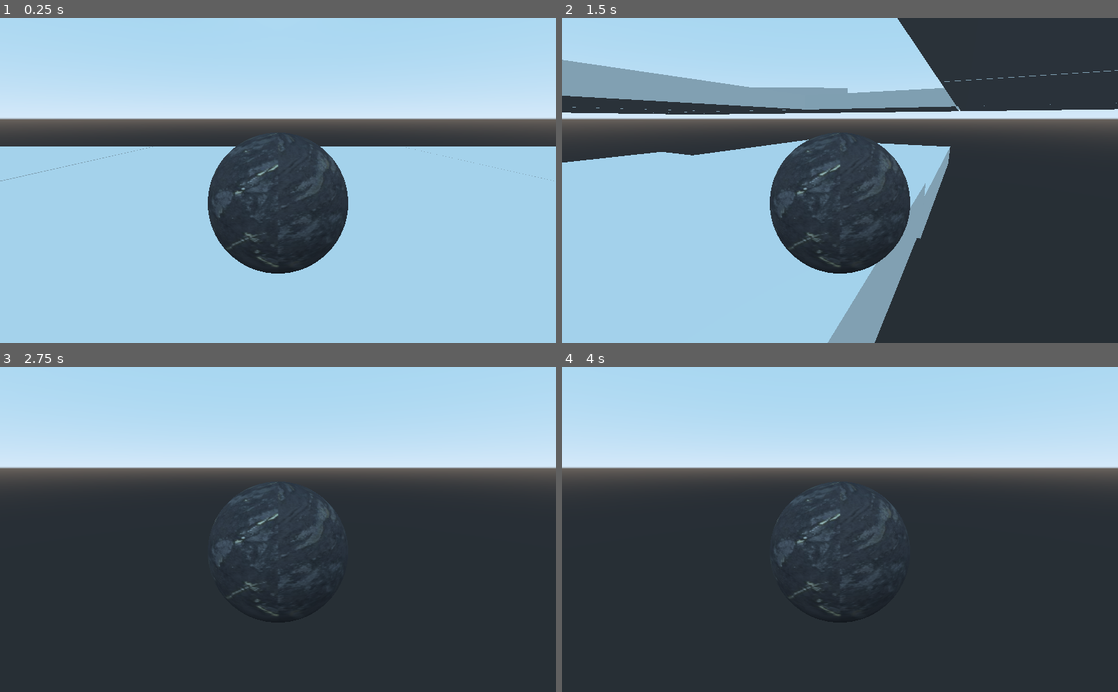
Above: before the commit, frames 1-4 (two rows, left to right).
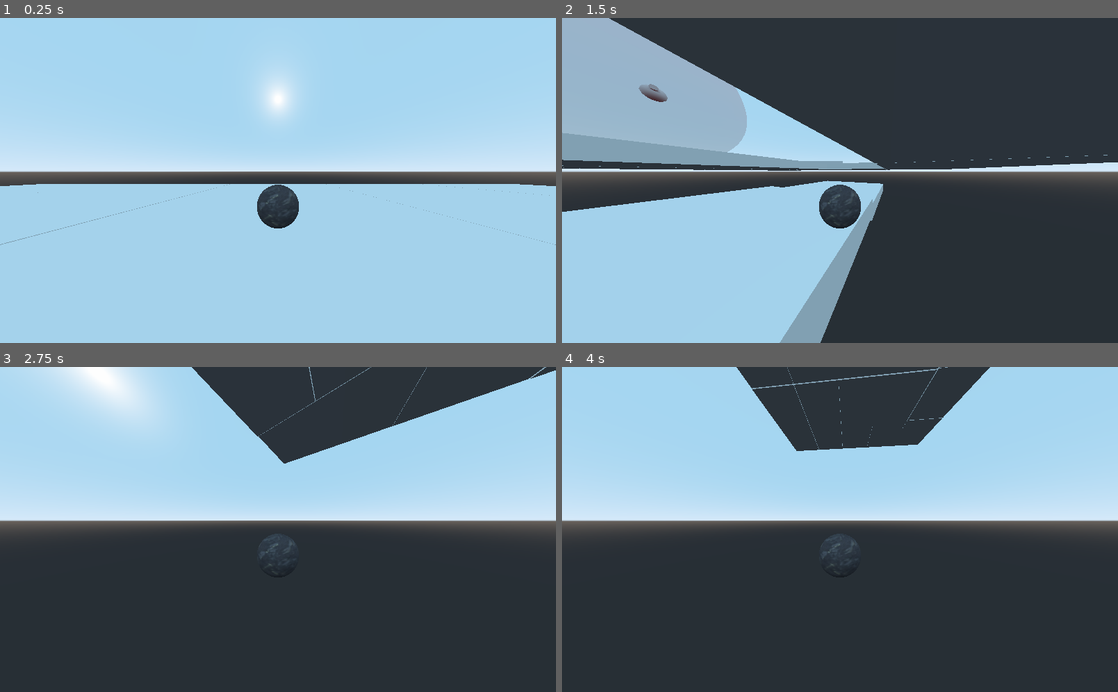
Above: after the commit, the same moments.

Repository: Lucas-Miller849/BallRacer
Game: Godot game, scene res://Levels/Level_One.tscn
Two runs of this game, one before a commit and one after it. Both use one fixed random seed, a clock stepped at 60 frames per second and the inputs below. The project has no main scene, so this scene is started directly.
Inputs (mouse positions are in pixels of both pictures, inside the frame that each line leads up to):
- Up to frame 1 (0.25 s): no input
- Up to frame 2 (1.5 s): tap Enter at 0.5 s; move the mouse to (962, 164) at 0.52 s; hold Right (ui_right) 0.53-1.28 s; tap Space (ui_select) at 0.77 s; move the mouse to (728, 196) at 1.27 s; hold Down (ui_down) from 1.28 s (still down)
- Up to frame 3 (2.75 s): tap Space (ui_select) at 1.52 s; move the mouse to (333, 458) at 2.02 s; release Down (ui_down) at 2.03 s; hold Right (ui_right) from 2.03 s (still down)
- Up to frame 4 (4 s): move the mouse to (812, 594) at 2.77 s; release Right (ui_right) at 2.78 s; hold Up (ui_up) 2.78-3.53 s; tap Space (ui_select) at 3.02, 3.77 s; move the mouse to (1006, 578) at 3.52 s; hold Left (ui_left) from 3.53 s (still down)

The runs differ from the first frame. In frame 1, 31% of the frame differs, in the area x 0-100%, y 20-79%; in frame 2, 45%, in the area x 0-100%, y 0-100%; in frame 3, 38%; in frame 4, 36%.

Commit message:
Adding turret and projectiles

Diff:
--- a/Levels/Level_One.tscn
+++ b/Levels/Level_One.tscn
@@ -1,10 +1,11 @@
-[gd_scene load_steps=7 format=2]
+[gd_scene load_steps=8 format=2]
 
 [ext_resource path="res://Level Geometry/10x1x10.tscn" type="PackedScene" id=1]
 [ext_resource path="res://Player/PlayerKB.tscn" type="PackedScene" id=2]
 [ext_resource path="res://Levels/Level_One.gd" type="Script" id=3]
 [ext_resource path="res://Level Geometry/10x1x1.tscn" type="PackedScene" id=4]
 [ext_resource path="res://Level Geometry/5x1x5.tscn" type="PackedScene" id=5]
+[ext_resource path="res://Triggers/Turret.tscn" type="PackedScene" id=6]
 
 [sub_resource type="Animation" id=1]
 resource_name = "Move"
@@ -179,6 +180,9 @@
 [node name="5x1x7" parent="Enviroment" instance=ExtResource( 5 )]
 transform = Transform( 1, 0, 0, 0, 1, 0, 0, 0, 1, 20.2395, 2.20751, 62.2911 )
 
+[node name="Turret" parent="Enviroment" instance=ExtResource( 6 )]
+transform = Transform( 1, 0, 0, 0, 1, 0, 0, 0, 1, 0, 9.78564, 40.4051 )
+
 [node name="AnimationPlayer" type="AnimationPlayer" parent="."]
 anims/Move = SubResource( 1 )
 
--- a/Player/PlayerKB.tscn
+++ b/Player/PlayerKB.tscn
@@ -25,5 +25,6 @@
 shape = SubResource( 3 )
 
 [node name="Camera" type="Camera" parent="."]
-transform = Transform( 1, 0, 0, 0, 0.966219, 0.257723, 0, -0.257723, 0.966219, 0, 1.1862, 3.25537 )
+transform = Transform( 1, 0, 0, 0, 0.995697, 0.0926659, 0, -0.0926659, 0.995697, 0, 1.63218, 4.50851 )
 current = true
+fov = 118.898
--- /dev/null
+++ b/Triggers/Projectile.gd
@@ -0,0 +1,6 @@
+extends RigidBody
+
+export var force:float = 10
+
+func _ready():
+	apply_central_impulse(Vector3.FORWARD * force)
--- /dev/null
+++ b/Triggers/Projectile.tscn
@@ -0,0 +1,20 @@
+[gd_scene load_steps=4 format=2]
+
+[ext_resource path="res://Triggers/Projectile.gd" type="Script" id=1]
+
+[sub_resource type="SphereMesh" id=1]
+
+[sub_resource type="SphereShape" id=2]
+
+[node name="Projectile" type="RigidBody"]
+gravity_scale = 0.2
+script = ExtResource( 1 )
+
+[node name="MeshInstance" type="MeshInstance" parent="."]
+transform = Transform( 0.5, 0, 0, 0, 0.5, 0, 0, 0, 0.5, 0, 0, 0 )
+mesh = SubResource( 1 )
+material/0 = null
+
+[node name="CollisionShape" type="CollisionShape" parent="."]
+transform = Transform( 0.5, 0, 0, 0, 0.5, 0, 0, 0, 0.5, 0, 0, 0 )
+shape = SubResource( 2 )
--- /dev/null
+++ b/Triggers/Turret.gd
@@ -0,0 +1,50 @@
+extends Area
+
+onready var turret_base := $TurretBase
+onready var turret_barrel := $TurretBase/Barrel
+onready var projectile_launcher := $TurretBase/Barrel/Position3D
+onready var target = null
+
+export var fire_rate:float = 2.0
+export var rotation_speed:float = 10
+
+var projectile_prefab = preload("res://Triggers/Projectile.tscn")
+
+func _process(delta):
+	if target != null:
+		aim()
+
+func _ready():
+	$Timer.wait_time = fire_rate
+	$Timer.autostart = false
+	$Timer.one_shot = true
+
+func aim():
+	turret_base.look_at(target.translation, Vector3.UP)
+
+func fire():
+	var b = projectile_prefab.instance()
+	add_child(b)
+	b.translation = projectile_launcher.translation
+	b.rotation = projectile_launcher.rotation
+	print(target)
+	$Timer.start()
+
+
+
+func _on_Turret_body_entered(body):
+	$Timer.start()
+	if body.collision_layer == 2:
+		print(body.name + " Entered Turret Zone")
+		target = body
+
+
+func _on_Turret_body_exited(body):
+	if body.collision_layer == 2:
+		print(body.name + " Exited Turret Zone")
+		target = null
+
+
+func _on_Timer_timeout():
+	if target != null:
+		fire()
--- /dev/null
+++ b/Triggers/Turret.tscn
@@ -0,0 +1,44 @@
+[gd_scene load_steps=5 format=2]
+
+[ext_resource path="res://Triggers/Turret.gd" type="Script" id=1]
+
+[sub_resource type="SphereMesh" id=1]
+
+[sub_resource type="SpatialMaterial" id=2]
+flags_transparent = true
+albedo_color = Color( 0.952941, 0.027451, 0.027451, 0.32549 )
+
+[sub_resource type="SphereShape" id=3]
+
+[node name="Turret" type="Area"]
+collision_mask = 2
+script = ExtResource( 1 )
+
+[node name="MeshInstance" type="MeshInstance" parent="."]
+transform = Transform( 10, 0, 0, 0, 10, 0, 0, 0, 10, 0, 0, 0 )
+mesh = SubResource( 1 )
+material/0 = SubResource( 2 )
+
+[node name="CollisionShape" type="CollisionShape" parent="."]
+transform = Transform( 10, 0, 0, 0, 10, 0, 0, 0, 10, 0, 0, 0 )
+shape = SubResource( 3 )
+
+[node name="TurretBase" type="CSGSphere" parent="."]
+use_collision = true
+
+[node name="Barrel" type="CSGCylinder" parent="TurretBase"]
+transform = Transform( 0.5, 0, 0, 0, -4.37114e-08, -0.5, 0, 1, -2.18557e-08, 0, 0.358432, -0.890807 )
+radius = 0.674941
+height = 1.01021
+
+[node name="Position3D" type="Position3D" parent="TurretBase/Barrel"]
+transform = Transform( 1, 0, 0, 0, 1, 0, 0, 0, 1, 0, -1.14318, -1.82474 )
+
+[node name="RayCast" type="RayCast" parent="TurretBase/Barrel/Position3D"]
+transform = Transform( 1, 0, 1.50996e-07, 0, 5, 0, -1.50996e-07, 0, 1, 0, -0.0143515, 0 )
+
+[node name="Timer" type="Timer" parent="."]
+wait_time = 2.0
+[connection signal="body_entered" from="." to="." method="_on_Turret_body_entered"]
+[connection signal="body_exited" from="." to="." method="_on_Turret_body_exited"]
+[connection signal="timeout" from="Timer" to="." method="_on_Timer_timeout"]
